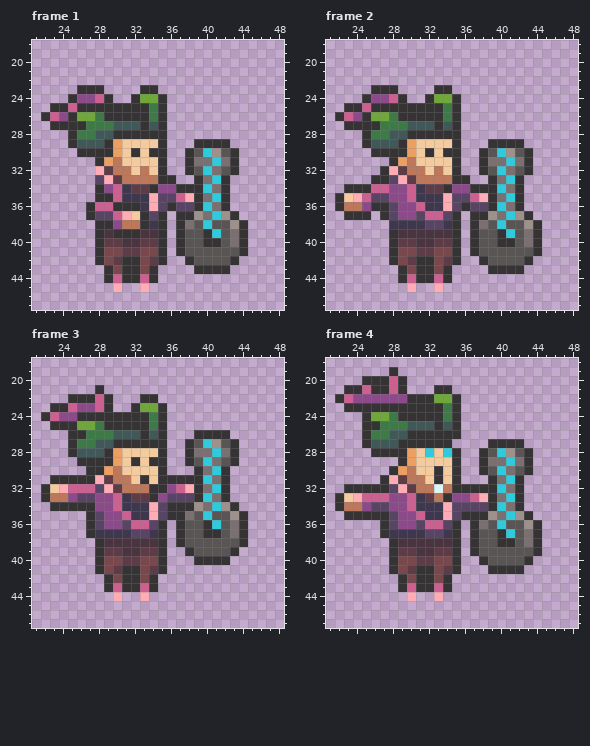
File history of a pixel-art file, Assets/Sprites/Bard/bard_sing.aseprite. That is the earlier state.
64x48 pixels, 7 frames. Colours within 5 levels of each other are drawn and written as one. Shown: frame 1: x 21..48, y 18..47; frame 2: x 21..48, y 18..47; frame 3: x 21..48, y 18..47; frame 4: x 21..48, y 18..47. The commit also changed other frames, which this record leaves out.
Once edited:
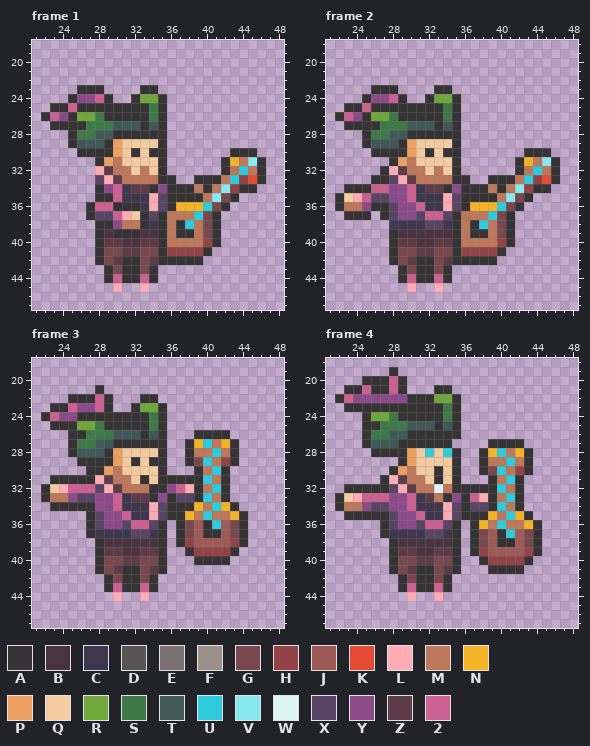
Palette (. is transparent): A #363335  B #4a3440  C #3e374d  D #5a5555  E #7b7071  F #9e918c  G #78484c  H #934346  J #9e5b55  K #e44b35  L #ffacb4  M #bd775a  N #f4b226  P #ec9f60  Q #f4ca9f  R #70a73a  S #3e7948  T #405958  U #30cadd  V #88e9f1  W #ddf6f5  X #584464  Y #8c4a8a  Z #5e3c47  2 #cb6091
Change:
Changed rows in their new state; - is an unchanged pixel.
Frame 1:
first column x 36:
29 ---....----
30 --.....-AA-
31 --....ANMVA
32 --....AMUMA
33 ----AAMUHKA
34 A--MAMVHAA-
35 AAA-MVGA---
36 -NNN-G-----
37 MMMUGA..---
38 M-UMGA...--
39 M-AMGA...--
40 MMMMH-...--
41 HHHHA....--
42 AA-A....---
43 ---....----
Frame 2: the same change as frame 1
Frame 3:
first column x 36:
27 ---N-MN-
28 ---MM-M-
29 ---G-MH-
30 ----M---
31 -----M--
32 ----M---
33 A----M--
34 ---NM-N-
35 --NM-MMN
36 --GJ--JG
37 --GJ--JG
38 --HJJJJH
39 ---HHHH-
Frame 4:
first column x 36:
28 ---N-MN-
29 ---MM-M-
30 ---G-MH-
31 ----M---
32 -----M--
33 A---M---
34 A----M--
35 ---NM-N-
36 --NM-MMN
37 --GJ--JG
38 --GJ--JG
39 --HJJJJH
40 ---HHHH-
Pixel boxes of the changes (left, top, right, bottom) in both pictures:
changed: (167, 139, 266, 274)
changed: (461, 139, 560, 274)
changed: (167, 439, 239, 556)
changed: (461, 448, 533, 565)
